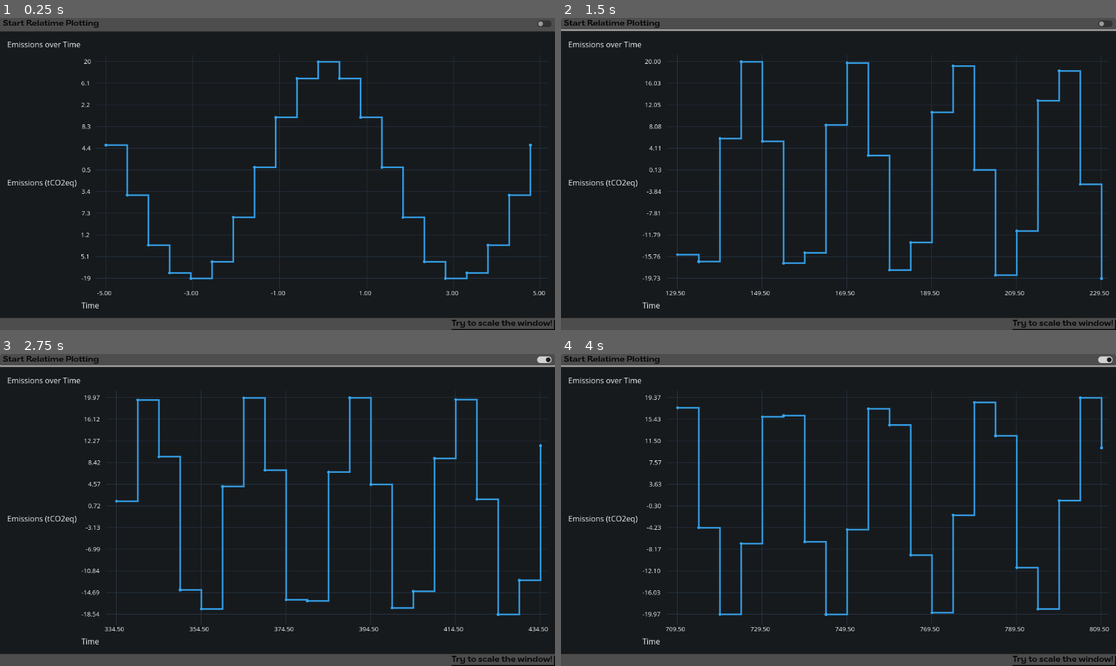
Above: before the commit, frames 1-4 (two rows, left to right).
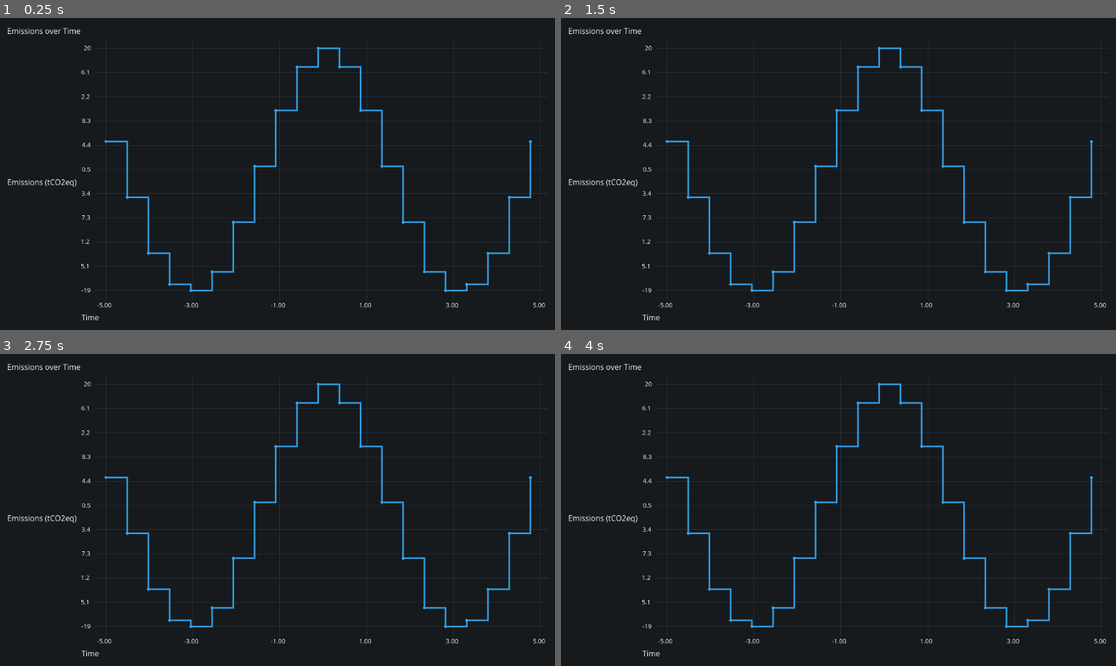
Above: after the commit, the same moments.

Repository: Open-Earth-Foundation/emissionary_game
Game: Godot game, scene res://scenes/emissions_overview.tscn
Two runs of this game, one before a commit and one after it. Both use one fixed random seed, a clock stepped at 60 frames per second and the inputs below. This scene is started directly instead of the project's main scene.
Inputs (mouse positions are in pixels of both pictures, inside the frame that each line leads up to):
- Up to frame 1 (0.25 s): no input
- Up to frame 2 (1.5 s): click (838, 24) at 0.5 s, where only the run before the commit has a clickable "Start Relatime Plotting"; click (838, 24) at 1.25 s, where only the run before the commit has a clickable "Start Relatime Plotting"
- Up to frame 3 (2.75 s): click (277, 360) at 2 s, where only the run before the commit has a clickable "Start Relatime Plotting"
- Up to frame 4 (4 s): move the mouse to (960, 494) at 2.77 s; move the mouse to (727, 525) at 3.52 s

The runs differ from the first frame. In frame 1, 12% of the frame differs, in the area x 0-100%, y 0-100%; in frame 2, 15%; in frame 3, 15%; in frame 4, 15%.

Commit message:
Remove unused GUI elements from emissions overview

Diff:
--- a/scenes/emissions_overview.tscn
+++ b/scenes/emissions_overview.tscn
@@ -1,15 +1,7 @@
-[gd_scene load_steps=4 format=3 uid="uid://6uf3fpcdr3yg"]
+[gd_scene load_steps=3 format=3 uid="uid://6uf3fpcdr3yg"]
 
 [ext_resource type="Script" path="res://scripts/emissions_overview.gd" id="1_0p0dj"]
 [ext_resource type="PackedScene" uid="uid://dlwq4kmdb3bhs" path="res://addons/easy_charts/control_charts/chart.tscn" id="1_7v3cm"]
-
-[sub_resource type="StyleBoxFlat" id="1"]
-content_margin_right = 5.0
-content_margin_bottom = 5.0
-draw_center = false
-border_width_right = 2
-border_width_bottom = 2
-border_color = Color(0, 0, 0, 1)
 
 [node name="EmissionsOverview" type="Control"]
 layout_mode = 3
@@ -25,24 +17,5 @@
 anchor_right = 1.0
 anchor_bottom = 1.0
 
-[node name="CheckButton" type="CheckButton" parent="VBoxContainer"]
-layout_mode = 2
-theme_override_colors/font_color = Color(0, 0, 0, 1)
-theme_override_colors/font_pressed_color = Color(0, 0, 0, 1)
-theme_override_colors/font_hover_color = Color(0, 0, 0, 1)
-theme_override_colors/font_hover_pressed_color = Color(0, 0, 0, 1)
-theme_override_colors/font_focus_color = Color(0, 0, 0, 1)
-theme_override_colors/font_disabled_color = Color(0, 0, 0, 1)
-text = "Start Relatime Plotting"
-
 [node name="Chart" parent="VBoxContainer" instance=ExtResource("1_7v3cm")]
 layout_mode = 2
-
-[node name="Label" type="Label" parent="VBoxContainer"]
-layout_mode = 2
-size_flags_horizontal = 8
-theme_override_colors/font_color = Color(0, 0, 0, 1)
-theme_override_styles/normal = SubResource("1")
-text = "Try to scale the window!"
-
-[connection signal="pressed" from="VBoxContainer/CheckButton" to="." method="_on_CheckButton_pressed"]
--- a/scripts/emissions_overview.gd
+++ b/scripts/emissions_overview.gd
@@ -32,7 +32,7 @@
 
 	# Let's add values to our functions
 	f1 = Function.new(
-		x, y, "Pressure", # This will create a function with x and y values taken by the Arrays
+		x, y, "Emissions", # This will create a function with x and y values taken by the Arrays
 						# we have created previously. This function will also be named "Pressure"
 						# as it contains 'pressure' values.
 						# If set, the name of a function will be used both in the Legend
@@ -66,7 +66,3 @@
 	f1.add_point(new_val, cos(new_val) * 20)
 	f1.remove_point(0)
 	chart.queue_redraw() # This will force the Chart to be updated
-
-
-func _on_CheckButton_pressed():
-	set_process(not is_processing())
